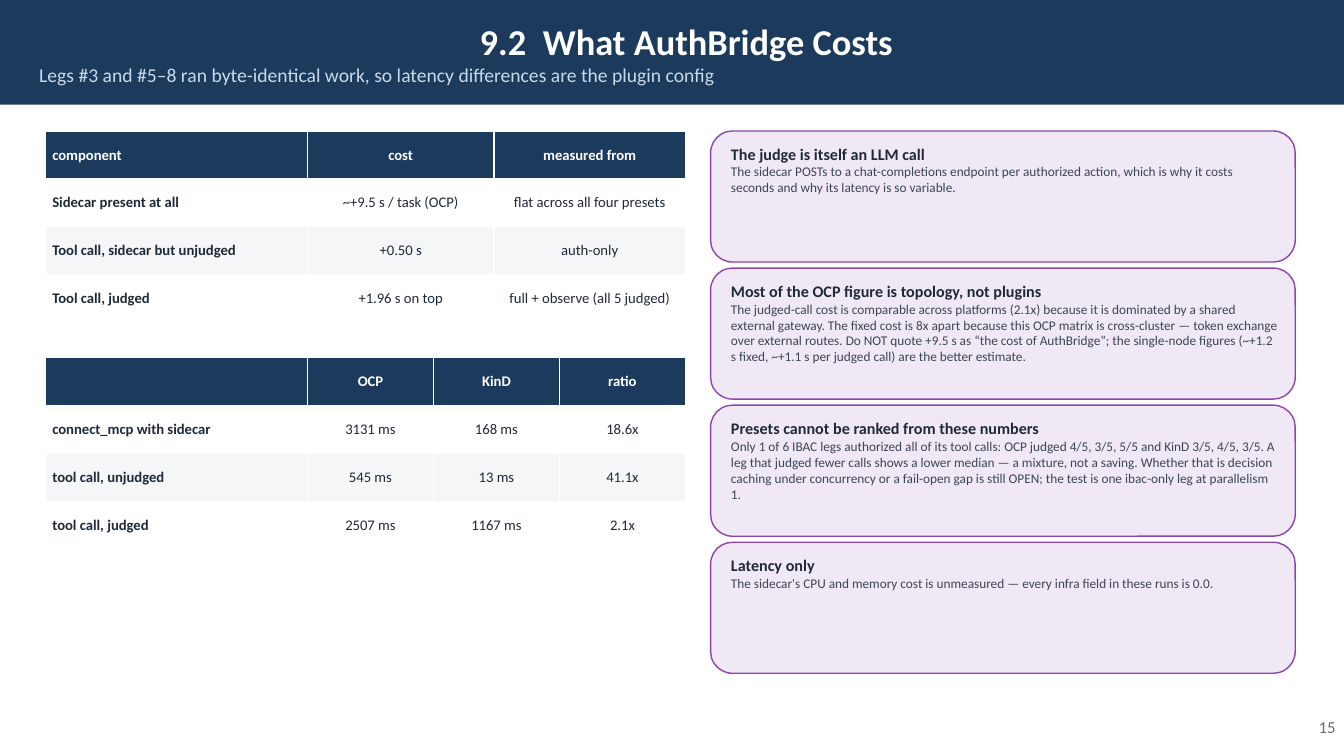
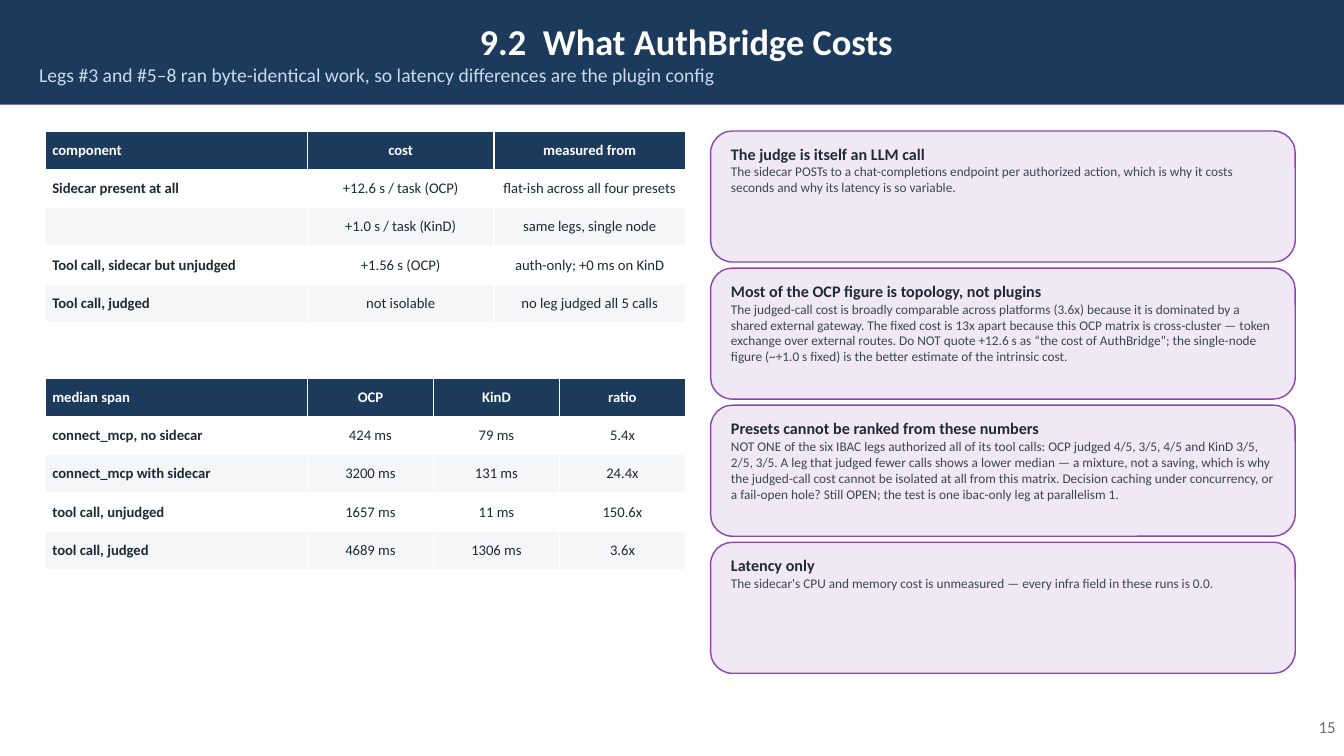
Before and after one commit to rossoctl/autobench, a slide deck: slide 15 of docs/AutoBench.pptx. Drawn at 1344x756 pixels with LibreOffice and Linux fonts; fonts in the diff are those of the drawing. Boxes give left, top, right and bottom in pixels: in the first picture for what was removed or moved away, otherwise in the second. Text is boxed around its words. In the diff, an @@ line names an element or a change of style, - is before the commit and + after.

```diff
--- a/docs/AutoBench.pptx
+++ b/docs/AutoBench.pptx
@@ table at <box>45,131,686,444</box> @@
-row 2: Sidecar present at all | ~+9.5 s / task (OCP) | flat across all four presets
-row 3: Tool call, sidecar but unjudged | +0.50 s | auth-only
-row 4: Tool call, judged | +1.96 s on top | full + observe (all 5 judged)
+row 2: Sidecar present at all | +12.6 s / task (OCP) | flat-ish across all four presets
+row 3:  | +1.0 s / task (KinD) | same legs, single node
+row 4: Tool call, sidecar but unjudged | +1.56 s (OCP) | auth-only; +0 ms on KinD
+row 5: Tool call, judged | not isolable | no leg judged all 5 calls
@@ text in rounded rectangle at <box>731,304,1269,364</box>: text changed @@
-The judged-call cost is comparable across platforms (2.1x) because it is dominated by a shared external gateway. The fixed cost is 8x apart because this OCP matrix is cross-cluster — token exchange over external routes. Do NOT quote +9.5 s as “the cost of AuthBridge”; the single-node figures (~+1.2 s fixed, ~+1.1 s per judged call) are the better estimate.
+The judged-call cost is broadly comparable across platforms (3.6x) because it is dominated by a shared external gateway. The fixed cost is 13x apart because this OCP matrix is cross-cluster — token exchange over external routes. Do NOT quote +12.6 s as “the cost of AuthBridge”; the single-node figure (~+1.0 s fixed) is the better estimate of the intrinsic cost.
@@ table at <box>45,378,686,570</box> @@
-row 1:  | OCP | KinD | ratio
-row 2: connect_mcp with sidecar | 3131 ms | 168 ms | 18.6x
-row 3: tool call, unjudged | 545 ms | 13 ms | 41.1x
-row 4: tool call, judged | 2507 ms | 1167 ms | 2.1x
+row 1: median span | OCP | KinD | ratio
+row 2: connect_mcp, no sidecar | 424 ms | 79 ms | 5.4x
+row 3: connect_mcp with sidecar | 3200 ms | 131 ms | 24.4x
+row 4: tool call, unjudged | 1657 ms | 11 ms | 150.6x
+row 5: tool call, judged | 4689 ms | 1306 ms | 3.6x
@@ table: place and size @@
-table at <box>45,358,686,549</box>
+table at <box>45,378,686,570</box>
@@ text in rounded rectangle at <box>731,441,1274,502</box>: text changed @@
-Only 1 of 6 IBAC legs authorized all of its tool calls: OCP judged 4/5, 3/5, 5/5 and KinD 3/5, 4/5, 3/5. A leg that judged fewer calls shows a lower median — a mixture, not a saving. Whether that is decision caching under concurrency or a fail-open gap is still OPEN; the test is one ibac-only leg at parallelism 1.
+NOT ONE of the six IBAC legs authorized all of its tool calls: OCP judged 4/5, 3/5, 4/5 and KinD 3/5, 2/5, 3/5. A leg that judged fewer calls shows a lower median — a mixture, not a saving, which is why the judged-call cost cannot be isolated at all from this matrix. Decision caching under concurrency, or a fail-open hole? Still OPEN; the test is one ibac-only leg at parallelism 1.
```
Also in this commit, not shown: 6 other slides changed, 6 other files.
